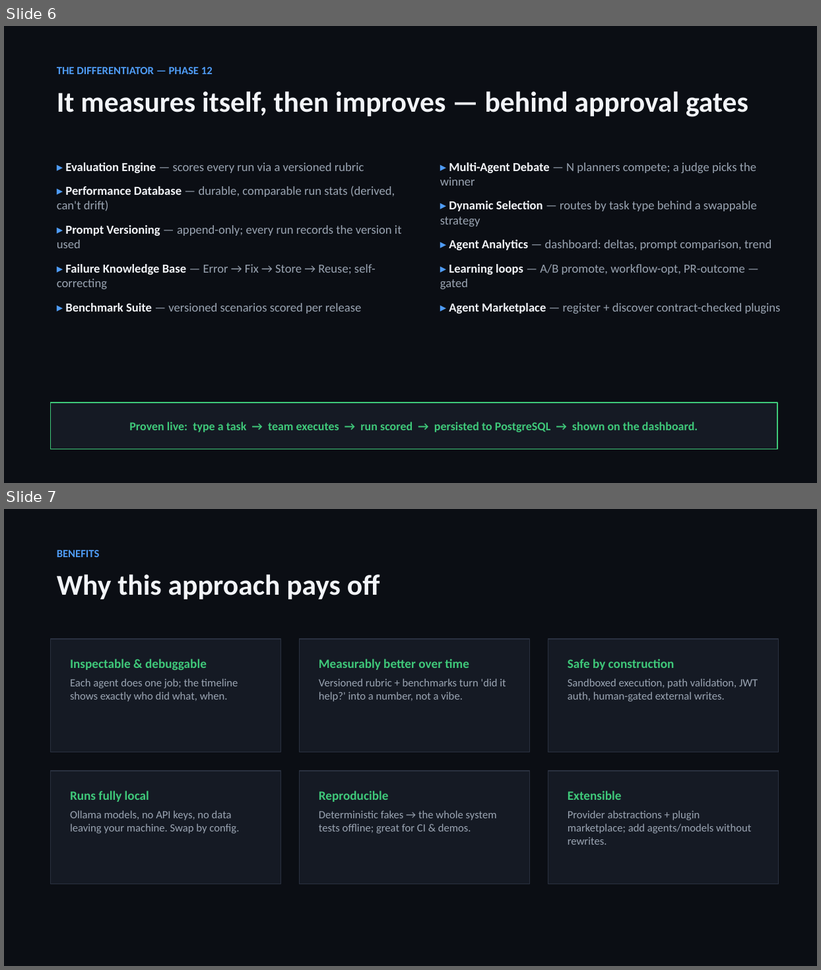
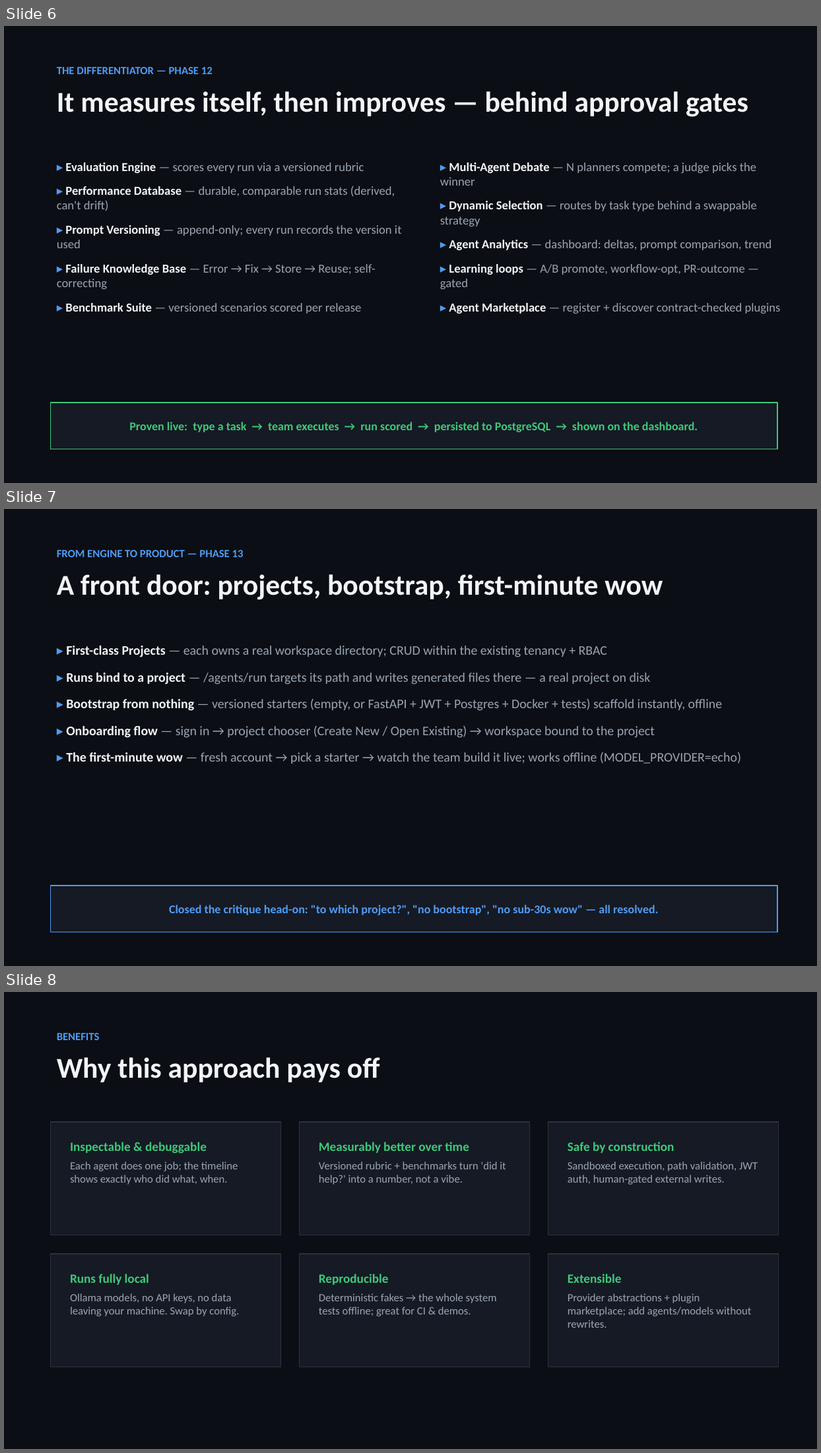
Before and after one commit to PSRajput3377/ForgeAI, a slide deck: ForgeAI-Presentation.pptx. Shown one above the other, each under a label of ours: slides 6 and 7 before the commit, slides 6, 7 and 8 after it. The pictures are 821x970 and 821x1453 pixels, drawn with LibreOffice and Linux fonts; fonts in the diff are those of the drawing. Boxes give left, top, right and bottom in pixels: in the first picture for what was removed or moved away, otherwise in the second. Text is boxed around its words. In the diff, an @@ line names an element or a change of style, - is before the commit and + after.

Commit message:
feat: Phase 13.5 — first-minute wow + update README/PPT/PDF for Phase 13
Ties the front door into a seamless first run: a fresh account can reach a
working project in under a minute, fully offline.

- web TaskInput: suggested one-click first tasks so a freshly-opened project
  isn't a blank box.
- tests/test_first_run_e2e: end-to-end offline proof — register → bootstrap a
  fastapi-saas project → run the team → files on disk → scored in analytics.
  Suite 329 -> 330.
- README: new 'Projects & first-run (Phase 13)' section, updated UI flow
  (project chooser), status table (13 phases), counts (330 tests / 26 ADRs),
  project layout (+starters).
- ForgeAI-UseCases.pdf: added Example 5 (first run from nothing) — now 7 pages;
  cover + footer updated.
- ForgeAI-Presentation.pptx: added a Phase 13 slide — now 10 slides; counts
  updated.
- spec acceptance box ticked.

13.5 verified offline (live click-through pending Docker restart).

```diff
--- a/ForgeAI-Presentation.pptx
+++ b/ForgeAI-Presentation.pptx
@@ slide 7 added at (x1=4, y1=509, x2=817, y2=966), background #FFFFFF @@
@@ rectangle added at (x1=4, y1=509, x2=817, y2=966), fill #0B0E14 @@
@@ text added at (x1=57, y1=550, x2=244, y2=557), 13 pt, text #4F9CF5, bold @@
+FROM ENGINE TO PRODUCT — PHASE 13
@@ text added at (x1=57, y1=574, x2=663, y2=600), 34 pt, text #F2F4F8, bold @@
+A front door: projects, bootstrap, first-minute wow
@@ text added at (x1=66, y1=646, x2=741, y2=764), 15.5 pt, text #9AA4B2 @@
+▸ First-class Projects — each owns a real workspace directory; CRUD within the existing tenancy + RBAC
+▸ Runs bind to a project — /agents/run targets its path and writes generated files there — a real project on disk
+▸ Bootstrap from nothing — versioned starters (empty, or FastAPI + JWT + Postgres + Docker + tests) scaffold instantly, offline
+▸ Onboarding flow — sign in → project chooser (Create New / Open Existing) → workspace bound to the project
+▸ The first-minute wow — fresh account → pick a starter → watch the team build it live; works offline (MODEL_PROVIDER=echo)
@@ rectangle added at (x1=51, y1=886, x2=778, y2=933), fill #151A24, outline #4F9CF5 1 pt @@
@@ text added at (x1=169, y1=905, x2=658, y2=916), 14 pt, text #4F9CF5, bold @@
+Closed the critique head-on: "to which project?", "no bootstrap", "no sub-30s wow" — all resolved.
@@ what was slide 7 is now slide 8 @@
```
Also in this commit, not shown: 3 slides changed, 7 other files.
